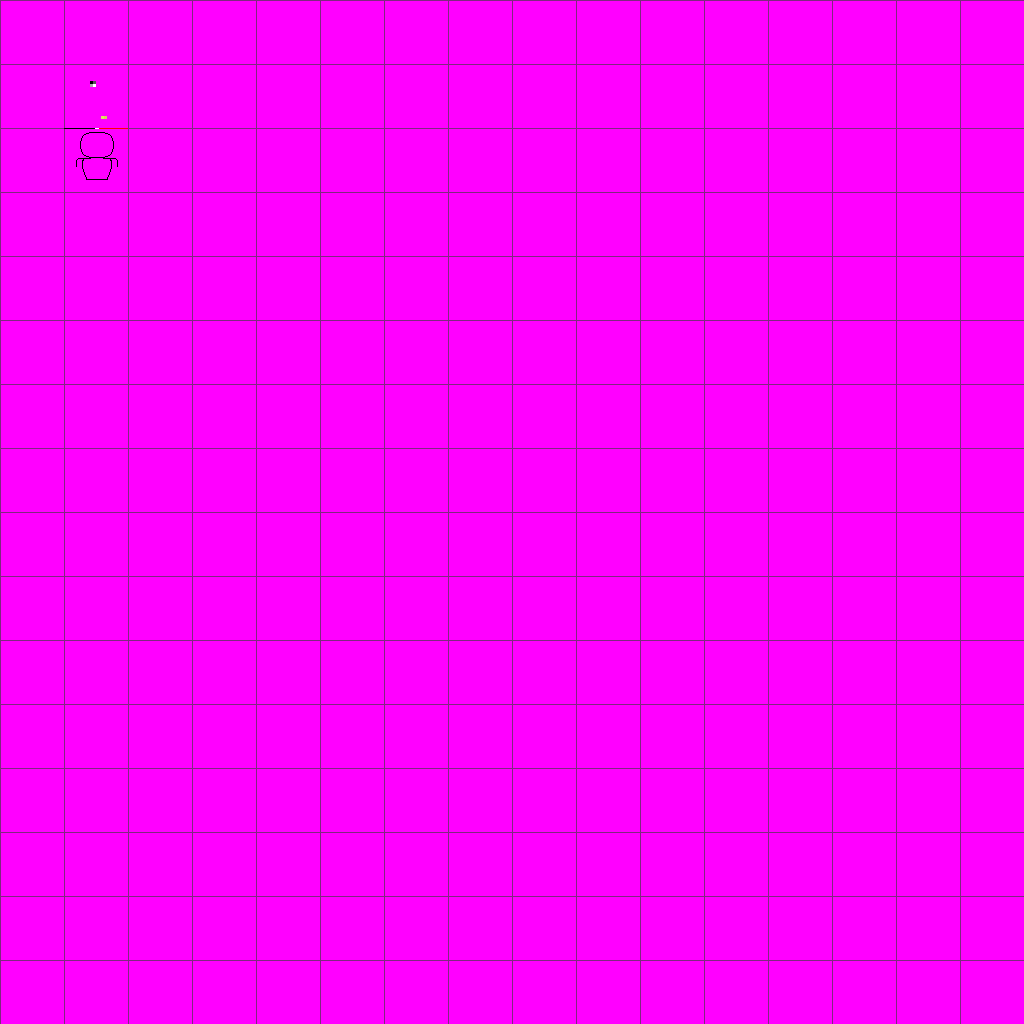
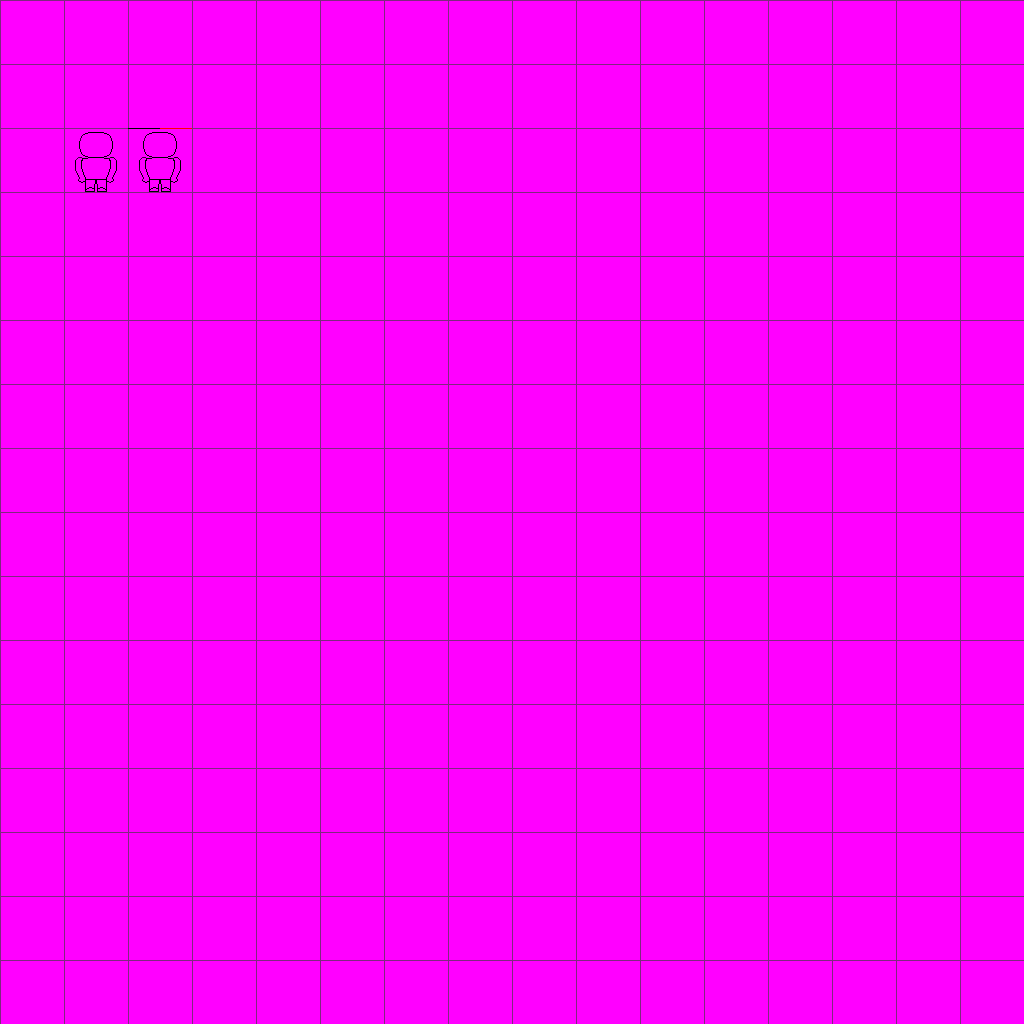
Two versions of the same layered image (1024x1024). Layer-by-layer changes:
renamed "Layer 4" to "Layer 6", painted on it over [72, 81, 127, 192]
added layer "Layer 5" above "Layer 3" over [139, 132, 181, 192]
painted on "Layer 3" over [64, 128, 192, 129]
